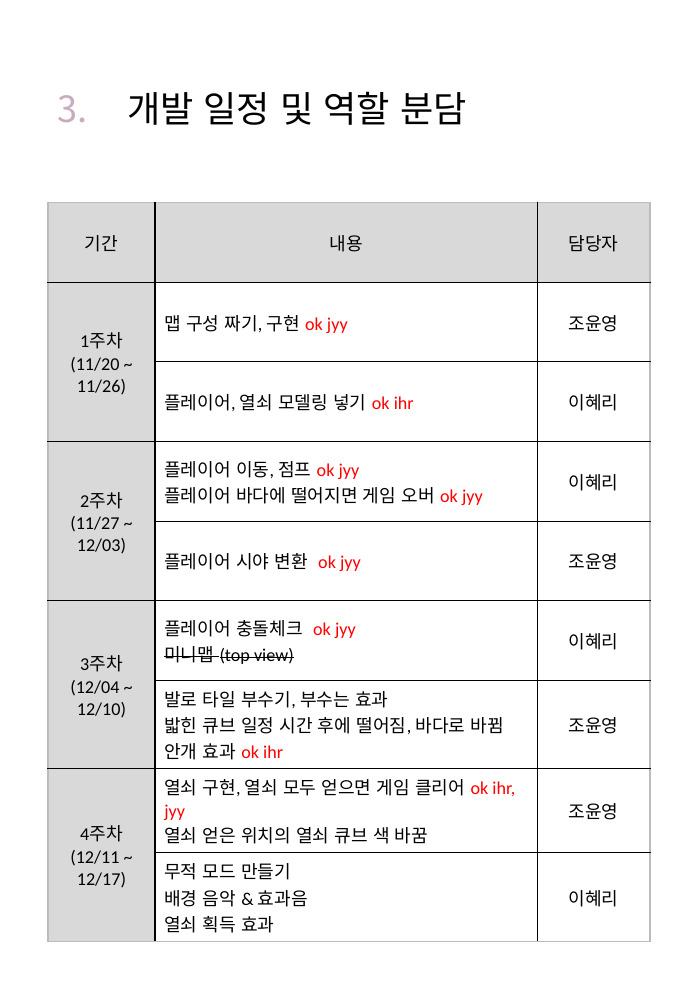
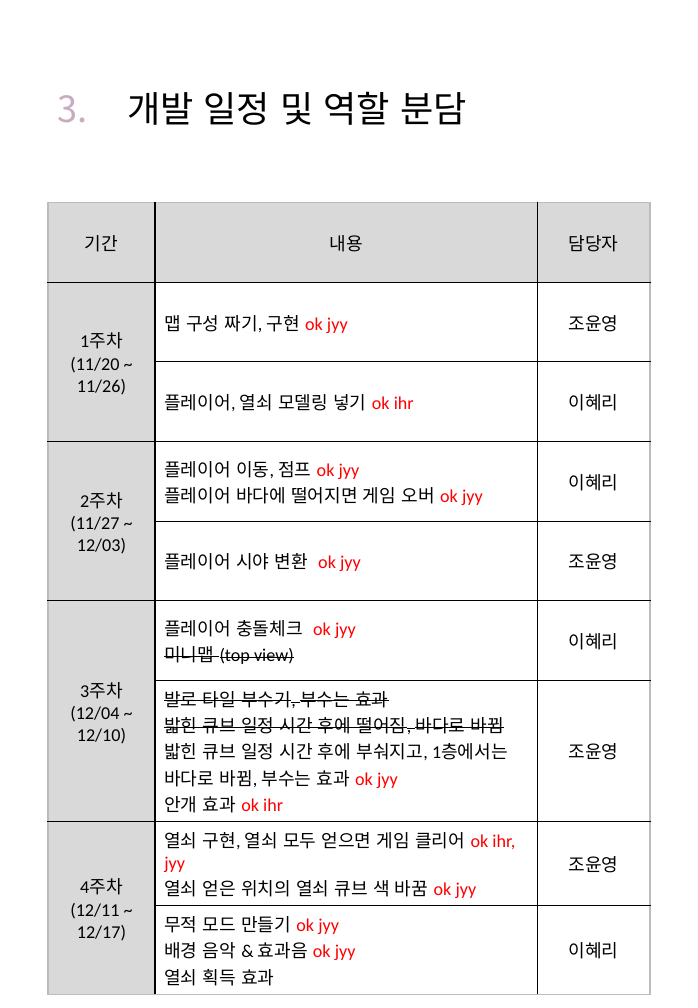
Before and after one commit to iop01447/2-2-ComputerGraphics-CUBE-ISLE, a slide deck: slide 5 of 컴그_기말프로젝트_제안서.pptx. Drawn at 698x1008 pixels with LibreOffice and Linux fonts; fonts in the diff are those of the drawing. Boxes give left, top, right and bottom in pixels: in the first picture for what was removed or moved away, otherwise in the second. Text is boxed around its words. In the diff, an @@ line names an element or a change of style, - is before the commit and + after.

```diff
--- a/컴그_기말프로젝트_제안서.pptx
+++ b/컴그_기말프로젝트_제안서.pptx
@@ table at box(48, 203, 651, 990) @@
-row 7, column 2: 발로 타일 부수기, 부수는 효과 / 밟힌 큐브 일정 시간 후에 떨어짐, 바다로 바뀜 / 안개 효과 ok ihr
+row 7, column 2: 발로 타일 부수기, 부수는 효과 / 밟힌 큐브 일정 시간 후에 떨어짐, 바다로 바뀜 / 밟힌 큐브 일정 시간 후에 부숴지고, 1층에서는 바다로 바뀜, 부수는 효과 ok jyy / 안개 효과 ok ihr
-row 8, column 2: 열쇠 구현, 열쇠 모두 얻으면 게임 클리어 ok ihr, jyy / 열쇠 얻은 위치의 열쇠 큐브 색 바꿈
+row 8, column 2: 열쇠 구현, 열쇠 모두 얻으면 게임 클리어 ok ihr, jyy / 열쇠 얻은 위치의 열쇠 큐브 색 바꿈 ok jyy
-row 9, column 2: 무적 모드 만들기 / 배경 음악 & 효과음 / 열쇠 획득 효과
+row 9, column 2: 무적 모드 만들기 ok jyy / 배경 음악 & 효과음 ok jyy / 열쇠 획득 효과
```
Also in this commit, not shown: 1 other slide changed, 1 other file.
